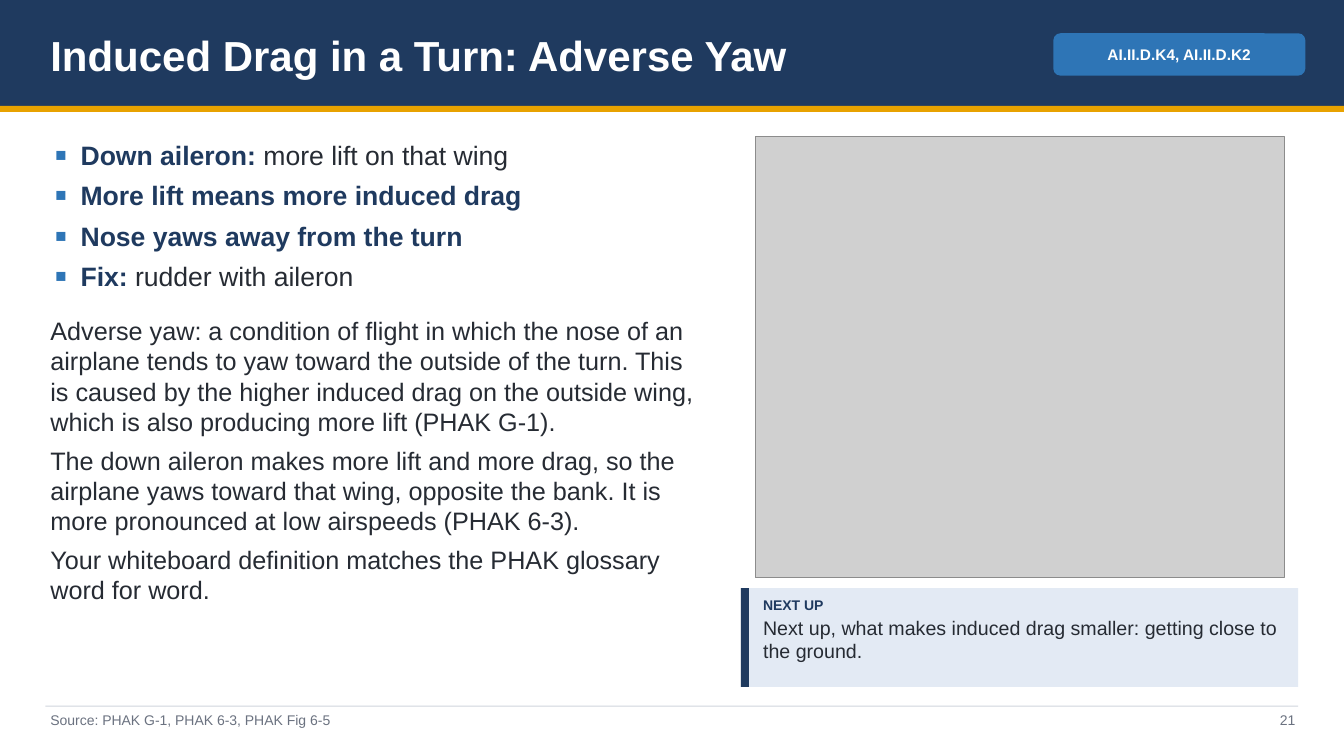
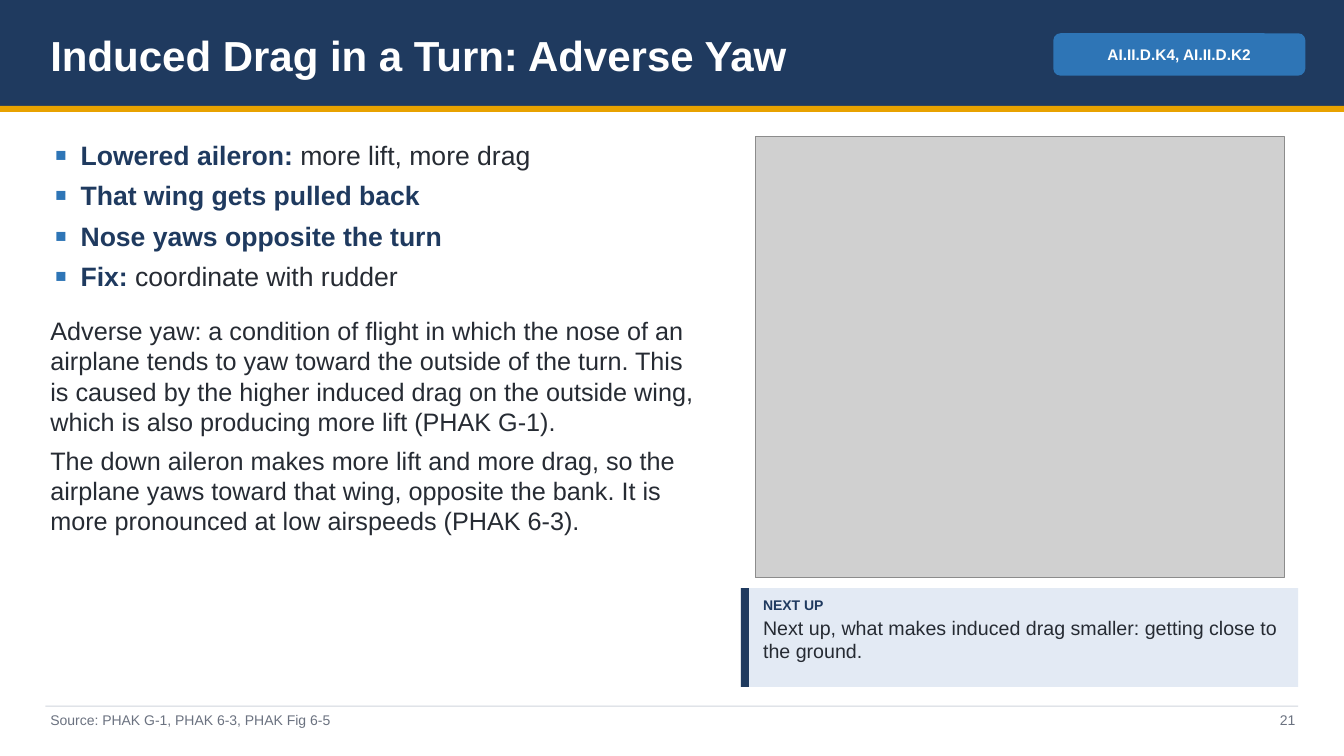
Before and after one commit to greenleeezekial1-glitch/Claude, a slide deck: slide 21 of Area II - Technical Subject Areas/II.D Principles of Flight - Slides.pptx. Drawn at 1344x756 pixels with LibreOffice and Linux fonts; fonts in the diff are those of the drawing; grey boxes stand for pictures. Boxes give left, top, right and bottom in pixels: in the first picture for what was removed or moved away, otherwise in the second. Text is boxed around its words. In the diff, an @@ line names an element or a change of style, - is before the commit and + after.

```diff
--- a/Area II - Technical Subject Areas/II.D Principles of Flight - Slides.pptx
+++ b/Area II - Technical Subject Areas/II.D Principles of Flight - Slides.pptx
@@ text at [81, 145, 530, 287]: text changed @@
-■ Down aileron: more lift on that wing
-■ More lift means more induced drag
-■ Nose yaws away from the turn
-■ Fix: rudder with aileron
+■ Lowered aileron: more lift, more drag
+■ That wing gets pulled back
+■ Nose yaws opposite the turn
+■ Fix: coordinate with rudder
@@ text at [50, 550, 660, 600]: paragraph removed @@
-Your whiteboard definition matches the PHAK glossary word for word.
```
Also in this commit, not shown: 31 other slides changed, 6 other files.
